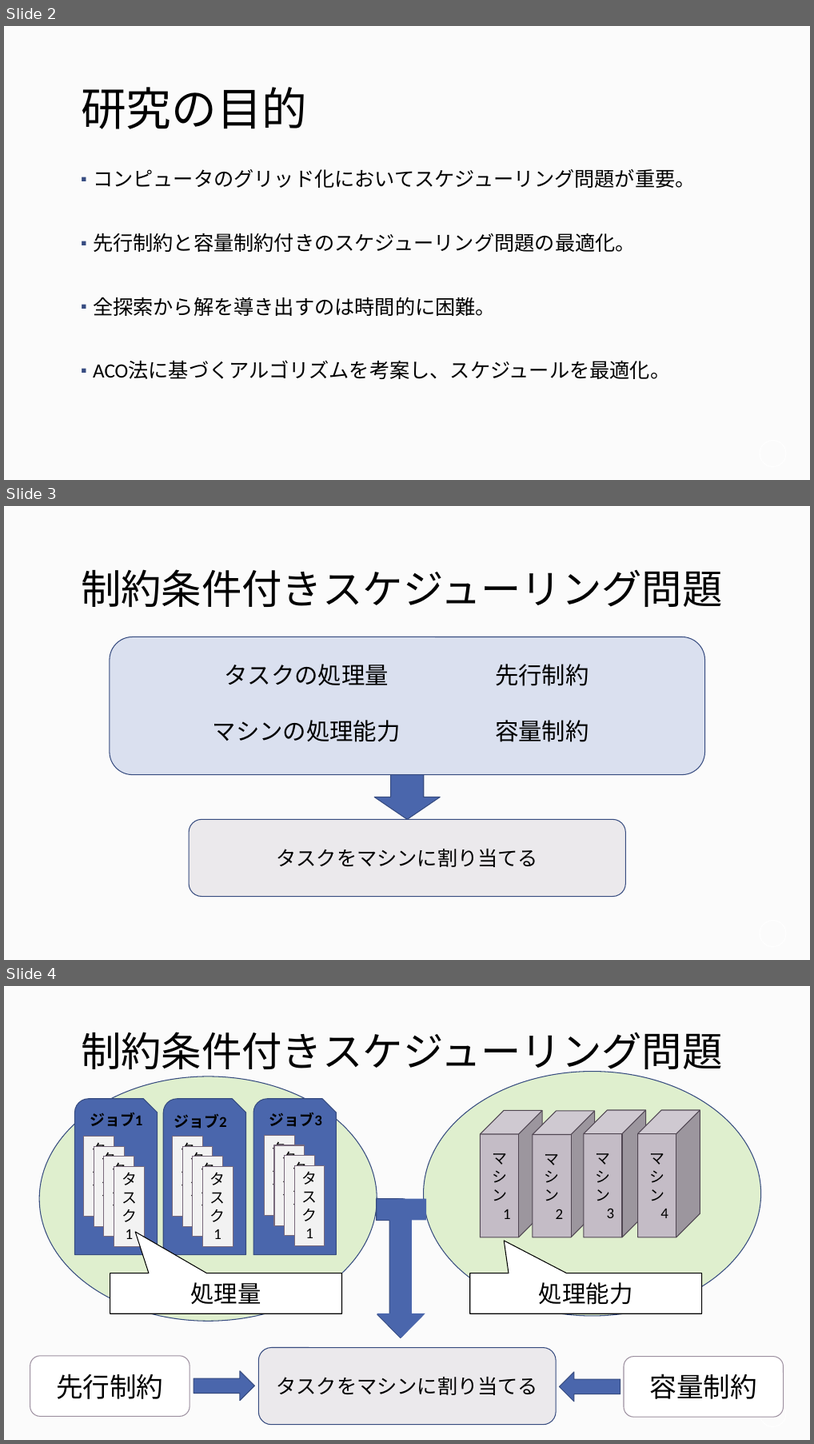
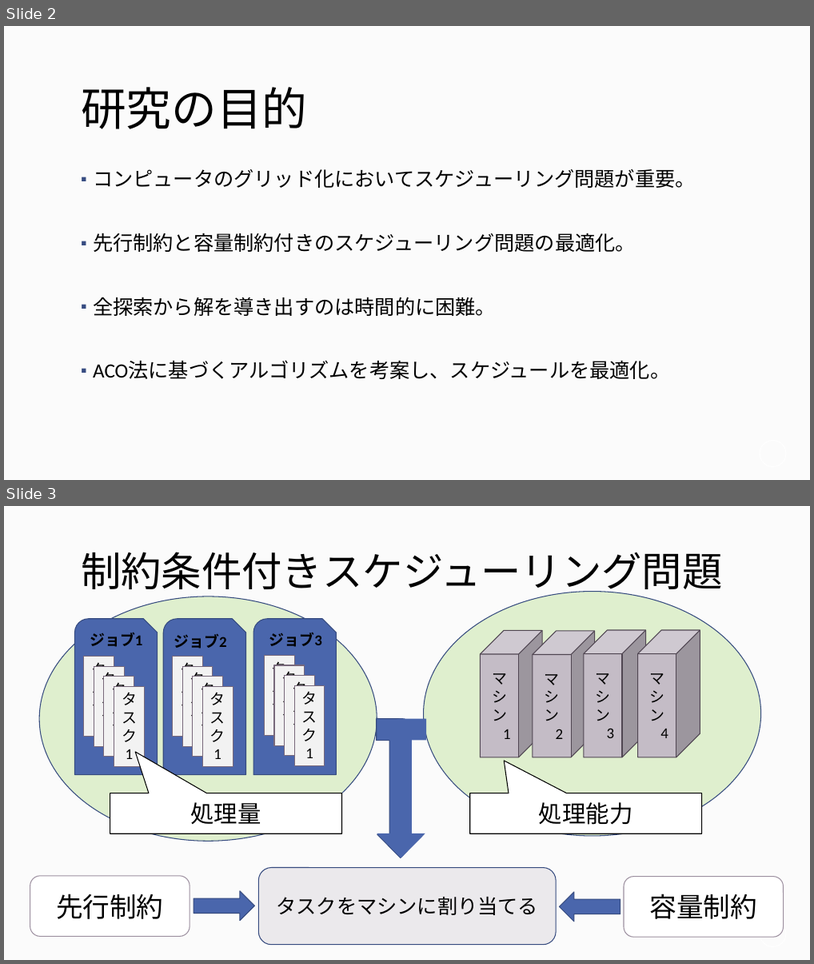
Before and after one commit to Marcy1016/AntColonyOptimization, a slide deck: 実験結果/卒論発表_13H023修.pptx. Shown one above the other, each under a label of ours: slides 2, 3 and 4 before the commit, slides 2 and 3 after it. The pictures are 814x1444 and 814x964 pixels, drawn with LibreOffice and Linux fonts; fonts in the diff are those of the drawing; background and template pictures are left out. Boxes give left, top, right and bottom in pixels: in the first picture for what was removed or moved away, otherwise in the second. Text is boxed around its words. In the diff, an @@ line names an element or a change of style, - is before the commit and + after.

```diff
--- a/実験結果/卒論発表_13H023修.pptx
+++ b/実験結果/卒論発表_13H023修.pptx
@@ slide 3 removed at (x1=4, y1=506, x2=810, y2=960), background #FCFCFC; not listed: 1 template element that a slide beside it also shows @@
@@ title removed at (x1=81, y1=569, x2=723, y2=607) @@
-制約条件付きスケジューリング問題
@@ rounded rectangle removed at (x1=110, y1=636, x2=706, y2=775) @@
@@ text removed at (x1=213, y1=664, x2=401, y2=742) @@
-タスクの処理量
-マシンの処理能力
@@ text removed at (x1=495, y1=664, x2=589, y2=742) @@
-先行制約
-容量制約
@@ down arrow removed at (x1=375, y1=775, x2=440, y2=820) @@
@@ rounded rectangle removed at (x1=189, y1=820, x2=626, y2=896) @@
-タスクをマシンに割り当てる
@@ what was slide 4 is now slide 3 @@
```
Also in this commit, not shown: 11 slides changed, 3 slides added.
